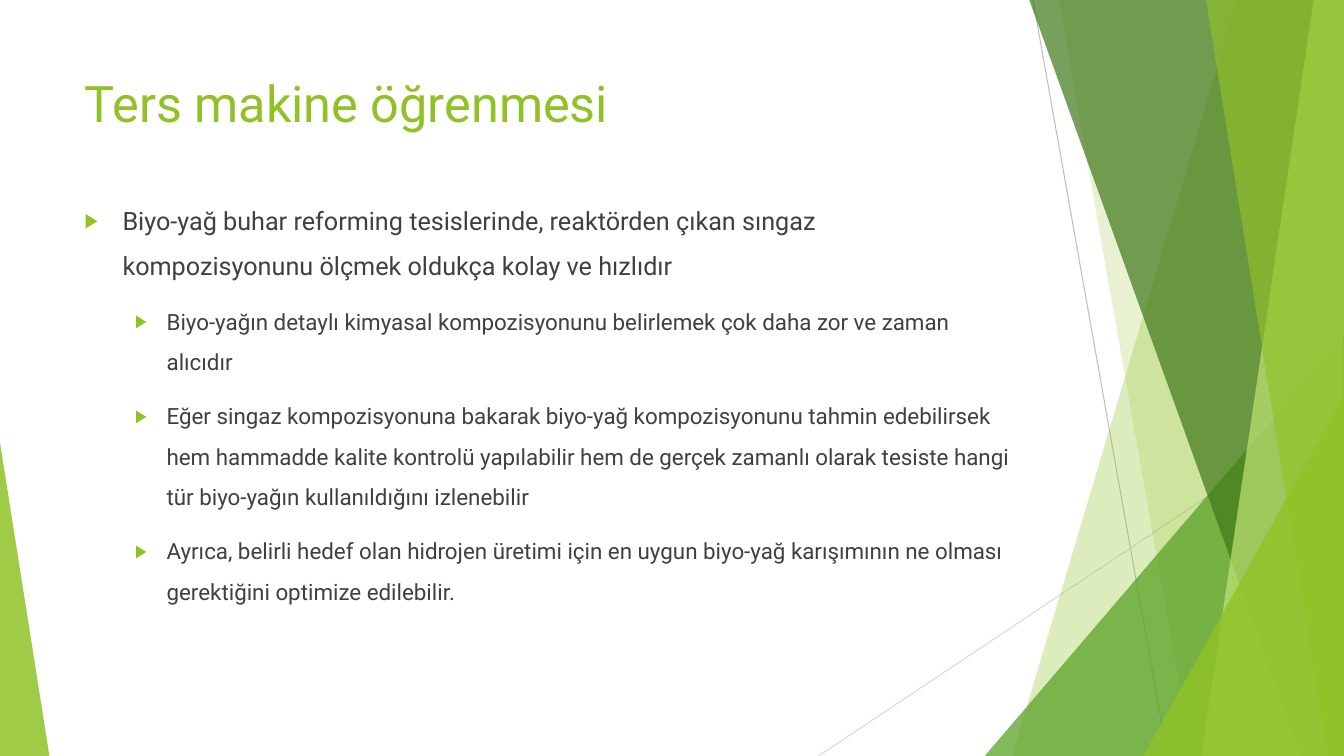
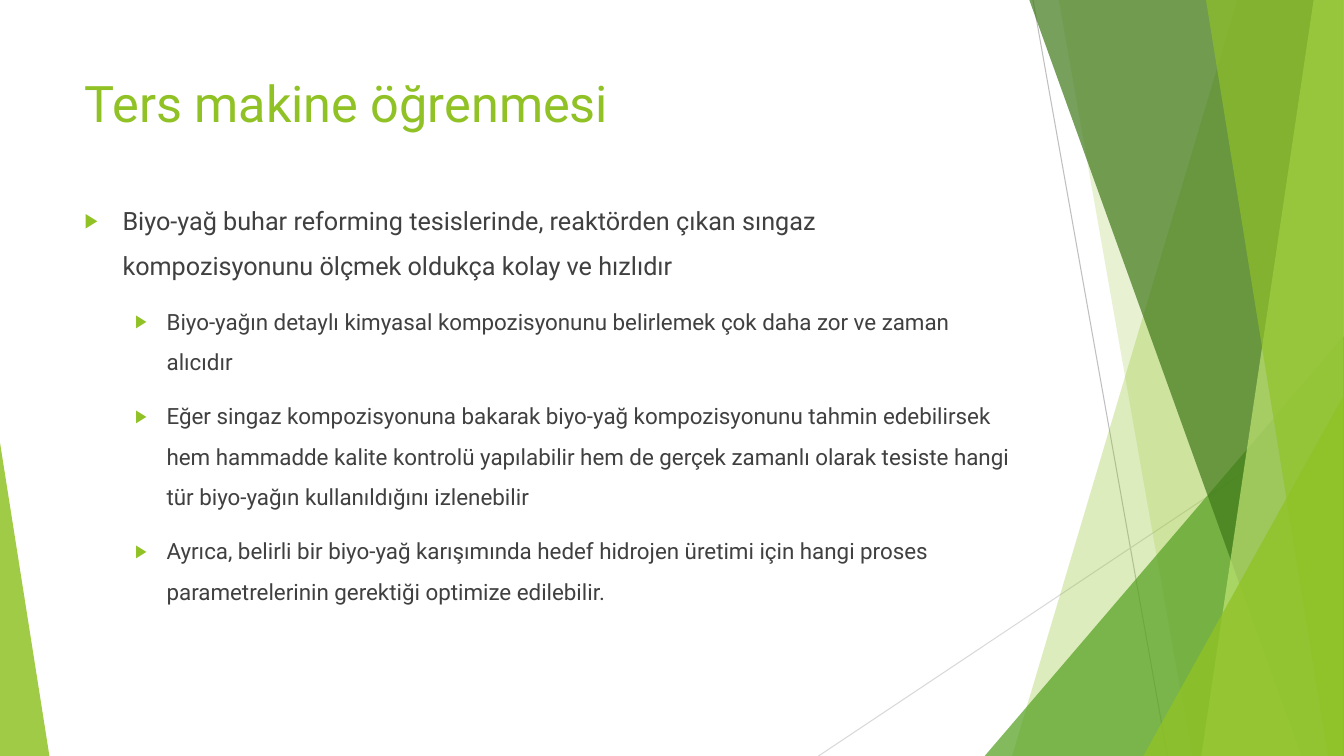
Before and after one commit to orhunuz-ftell/-biyokomurlestirme, a slide deck: slide 12 of tik4_sunum.pptx. Drawn at 1344x756 pixels with LibreOffice and Linux fonts; fonts in the diff are those of the drawing. Boxes give left, top, right and bottom in pixels: in the first picture for what was removed or moved away, otherwise in the second. Text is boxed around its words. In the diff, an @@ line names an element or a change of style, - is before the commit and + after.

```diff
--- a/tik4_sunum.pptx
+++ b/tik4_sunum.pptx
@@ text at [167,542,928,605]: text changed @@
-  ▶ Ayrıca, belirli hedef olan hidrojen üretimi için en uygun biyo-yağ karışımının ne olması gerektiğini optimize edilebilir.
+  ▶ Ayrıca, belirli bir biyo-yağ karışımında hedef hidrojen üretimi için hangi proses parametrelerinin gerektiği optimize edilebilir.
```
Also in this commit, not shown: 2 other slides changed, 1 slide removed.
